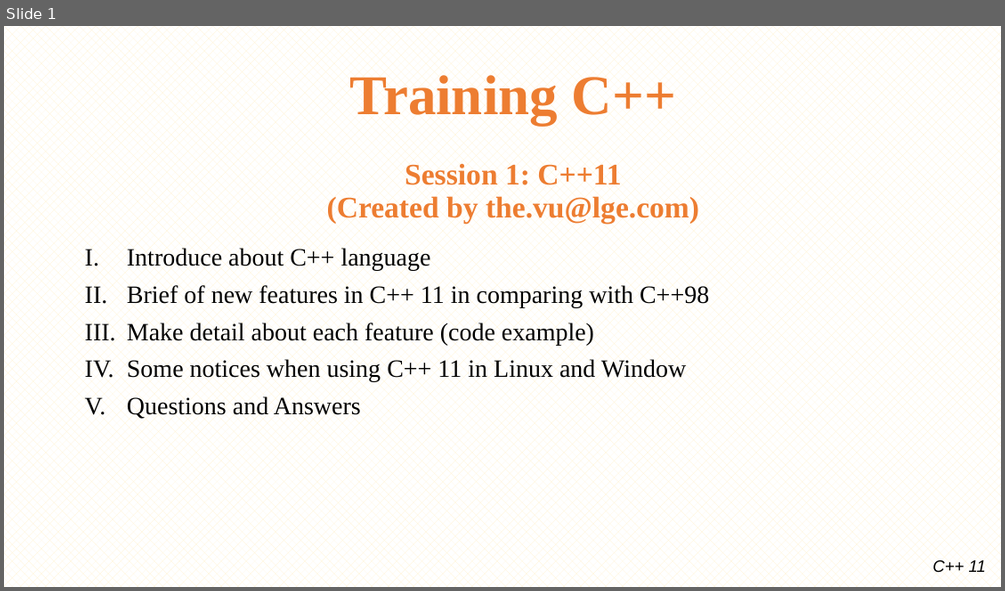
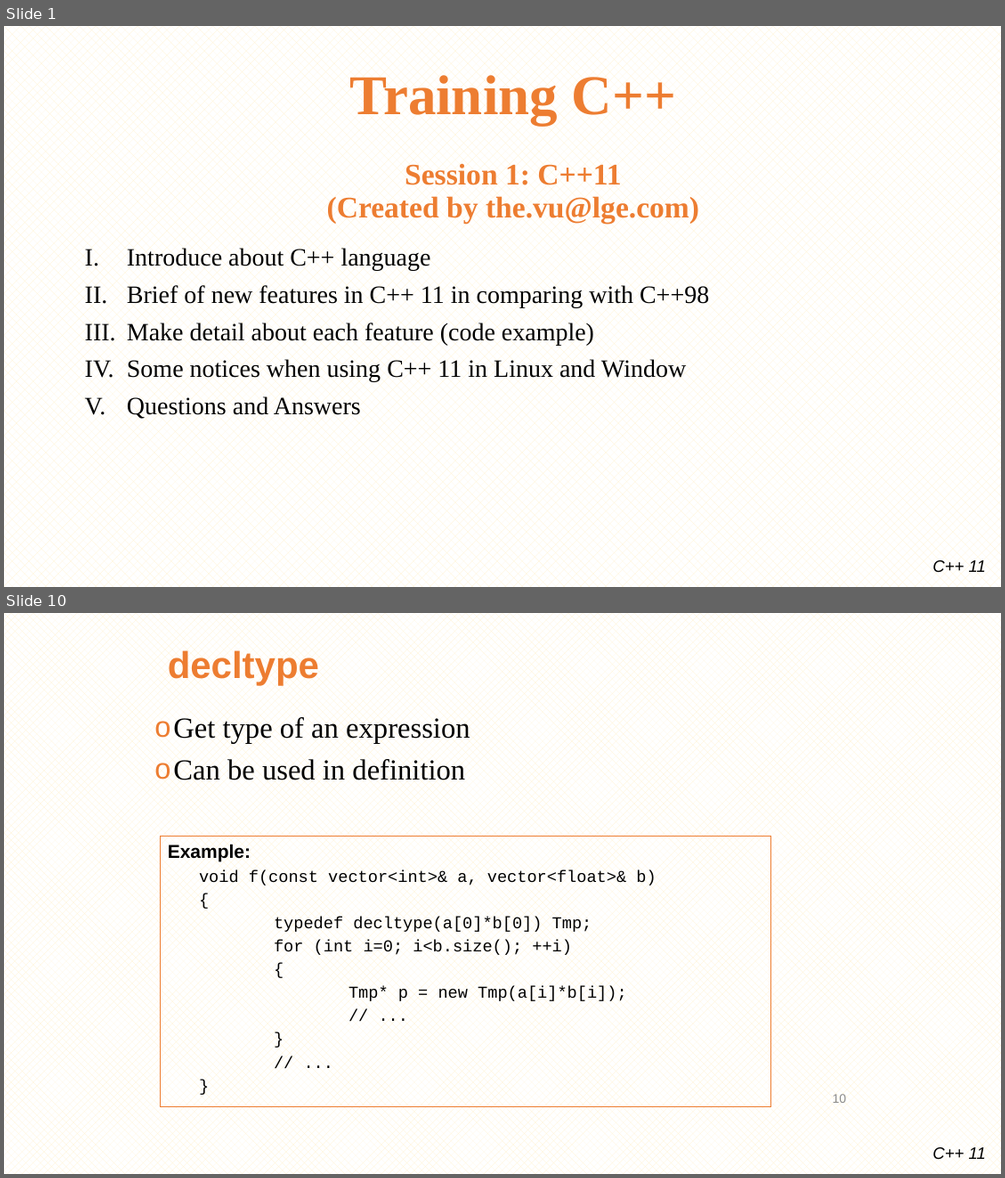
Before and after one commit to minhthedt/hello-world, a slide deck: Training/LG_Training_C++11.pptx. Shown one above the other, each under a label of ours: slide 1 before the commit, slides 1 and 10 after it; the slides between them are not shown. The pictures are 1005x591 and 1005x1178 pixels, drawn with LibreOffice and Linux fonts; fonts in the diff are those of the drawing; background and template pictures are left out. Boxes give left, top, right and bottom in pixels: in the first picture for what was removed or moved away, otherwise in the second. Text is boxed around its words. In the diff, an @@ line names an element or a change of style, - is before the commit and + after.

```diff
--- a/Training/LG_Training_C++11.pptx
+++ b/Training/LG_Training_C++11.pptx
@@ slide 10 added at [4, 613, 1001, 1174], background pattern #FFF2CC on #FFFFFF; not listed: 1 template element that a slide beside it also shows @@
@@ title added at [168, 650, 319, 685], 36 pt, text #ED7D31, bold @@
+decltype
@@ text added at [173, 717, 470, 780], 28 pt, text #000000 @@
+o Get type of an expression
+o Can be used in definition
@@ rectangle added at [161, 835, 771, 1107], outline #ED7D31 0.75 pt, 16 pt, text #000000 @@
+Example:
+    void f(const vector<int>& a, vector<float>& b)
+    {
+    typedef decltype(a[0]*b[0]) Tmp;
+    for (int i=0; i<b.size(); ++i)
+    {
+    Tmp* p = new Tmp(a[i]*b[i]);
+    // ...
+    }
+    // ...
+    }
@@ page number added at [833, 1094, 847, 1103], 12 pt, text #8C8C8C @@
+10
```
Also in this commit, not shown: 4 slides changed, 34 other slides added, 9 slides removed, 21 other files.
